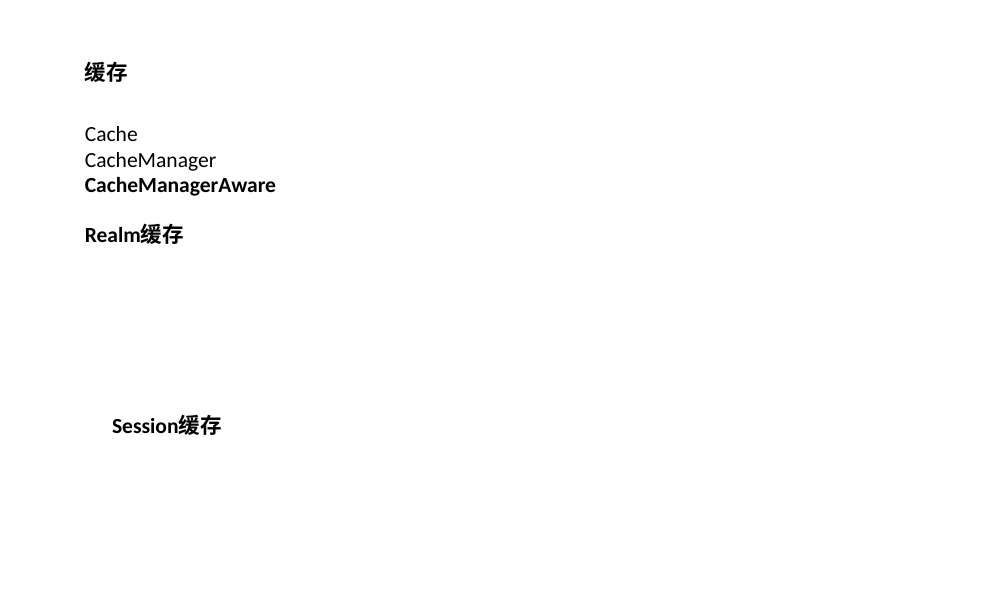
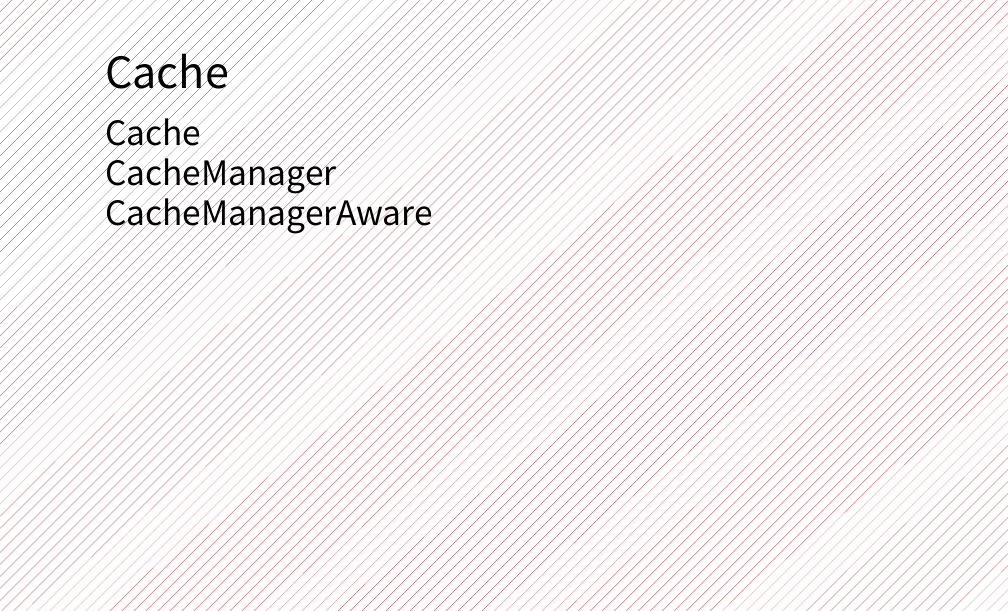
Before and after one commit to yanghaikun/shiro-in-action, a slide deck: slide 16 of shiro原理解析.pptx (slide 19 before the commit). Drawn at 1008x611 pixels with LibreOffice and Linux fonts; fonts in the diff are those of the drawing; background and template pictures are left out. Boxes give left, top, right and bottom in pixels: in the first picture for what was removed or moved away, otherwise in the second. Text is boxed around its words. In the diff, an @@ line names an element or a change of style, - is before the commit and + after.

```diff
--- a/shiro原理解析.pptx
+++ b/shiro原理解析.pptx
@@ background picture (left out) to pattern #C00000 on #FFFFFF @@
@@ text added at bbox=[105, 44, 229, 98], 36 pt, text #000000 @@
+Cache
@@ text removed at bbox=[85, 62, 128, 82] @@
-缓存
@@ text "Cache": place and size @@
-text "Cache" at bbox=[85, 126, 276, 196]
+text "Cache" at bbox=[105, 110, 433, 235]
@@ text "Cache" at bbox=[105, 110, 433, 235]: size 18 to 28 pt, font Calibri to Noto Sans CJK SC; bold off in "CacheManagerAware" @@
@@ text removed at bbox=[85, 224, 184, 244] @@
-Realm缓存
@@ text removed at bbox=[112, 415, 222, 435] @@
-Session缓存
```
Also in this commit, not shown: 4 other slides changed, 14 slides added, 23 slides removed.
